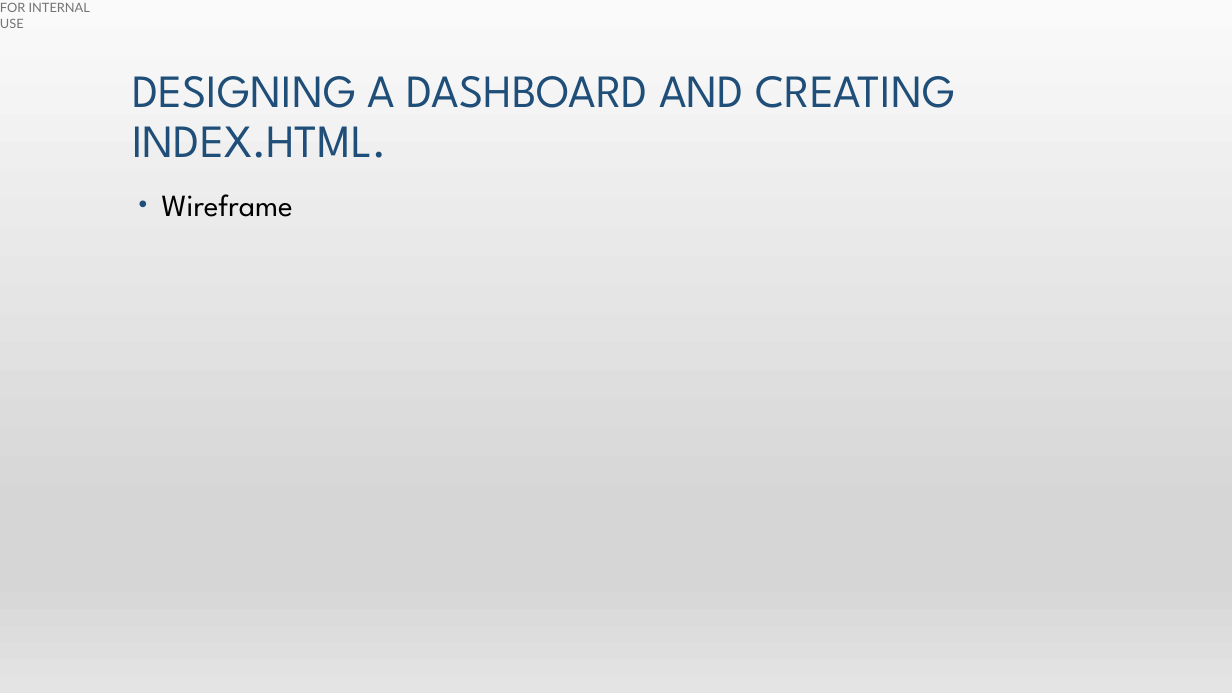
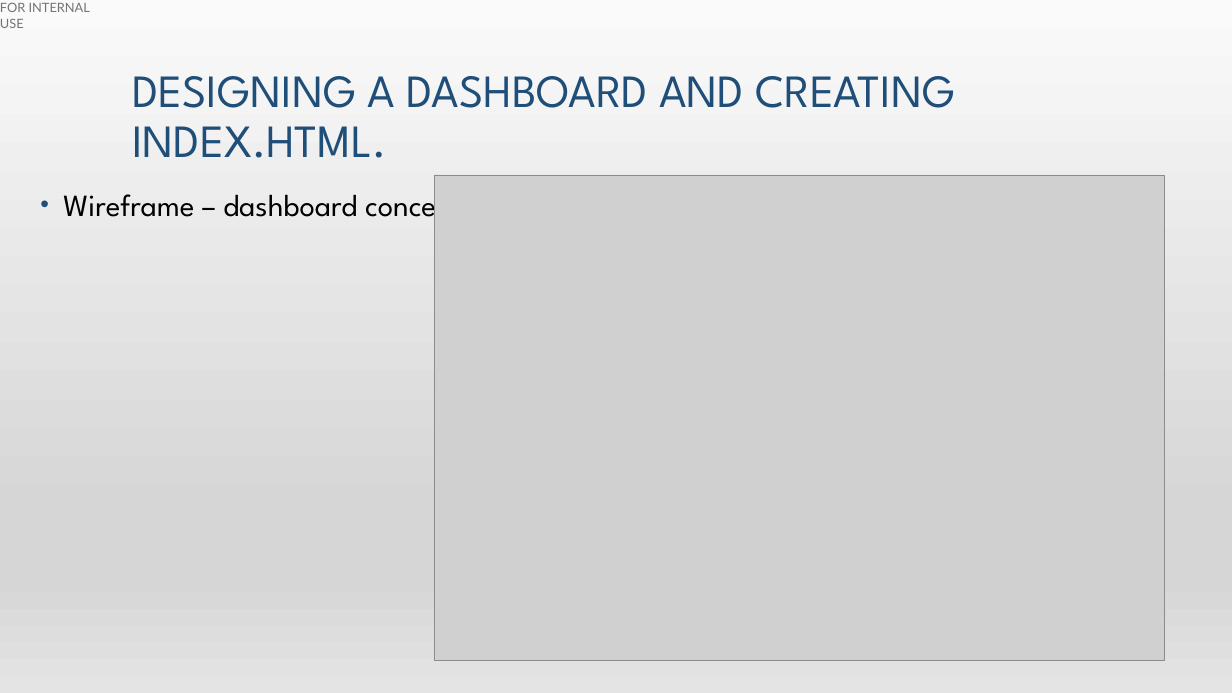
Before and after one commit to SNNandhini/Project-3-World_Happiness, a slide deck: slide 5 of World_happiness_presentation.pptx. Drawn at 1232x693 pixels with LibreOffice and Linux fonts; fonts in the diff are those of the drawing; grey boxes stand for pictures. Boxes give left, top, right and bottom in pixels: in the first picture for what was removed or moved away, otherwise in the second. Text is boxed around its words. In the diff, an @@ line names an element or a change of style, - is before the commit and + after.

```diff
--- a/World_happiness_presentation.pptx
+++ b/World_happiness_presentation.pptx
@@ picture added at (x1=434, y1=175, x2=1165, y2=661) @@
@@ text at (x1=63, y1=185, x2=463, y2=226): text changed @@
-• Wireframe
+• Wireframe – dashboard concept
```
Also in this commit, not shown: 2 other slides changed, 1 slide added.
